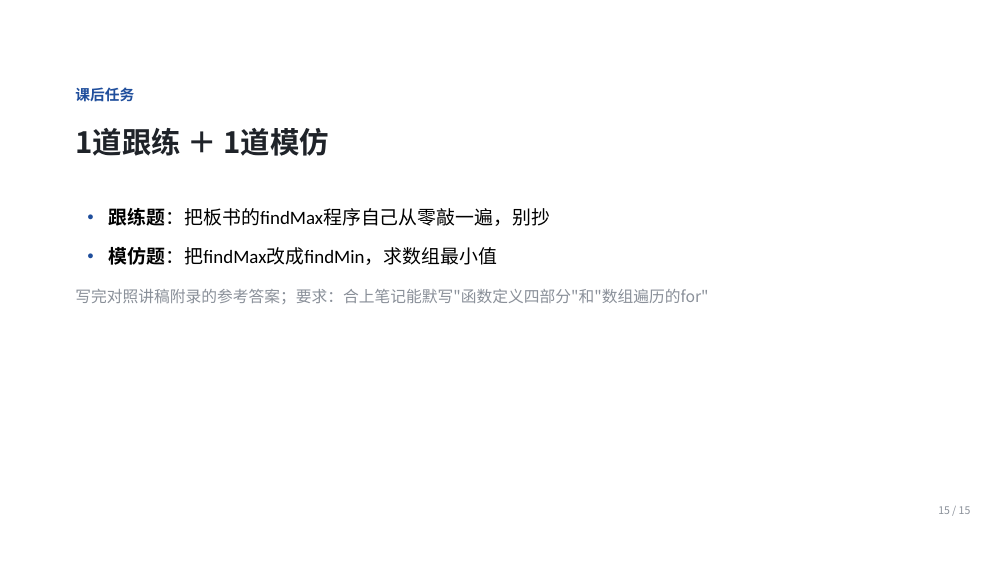
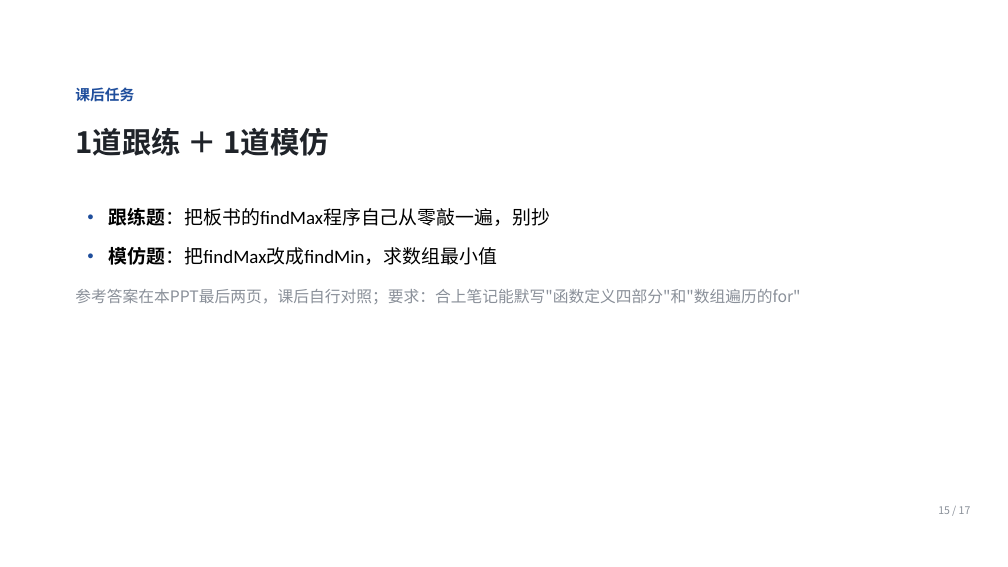
Before and after one commit to Ctrl1CandV/SpecialtyCourses, a slide deck: slide 15 of 课件/C1/C1-A-05/C1-A-05.pptx. Drawn at 1008x567 pixels with LibreOffice and Linux fonts; fonts in the diff are those of the drawing; background and template pictures are left out. Boxes give left, top, right and bottom in pixels: in the first picture for what was removed or moved away, otherwise in the second. Text is boxed around its words. In the diff, an @@ line names an element or a change of style, - is before the commit and + after.

Commit message:
09.14 更新C1-A阶段课件，增加课后题答案

```diff
--- a/课件/C1/C1-A-05/C1-A-05.pptx
+++ b/课件/C1/C1-A-05/C1-A-05.pptx
@@ text at (75,289,800,304): text changed @@
-写完对照讲稿附录的参考答案；要求：合上笔记能默写"函数定义四部分"和"数组遍历的for"
+参考答案在本PPT最后两页，课后自行对照；要求：合上笔记能默写"函数定义四部分"和"数组遍历的for"
@@ text at (938,506,971,514): text changed @@
-15 / 15
+15 / 17
```
Also in this commit, not shown: 14 other slides changed, 2 slides added, 14 other files.
